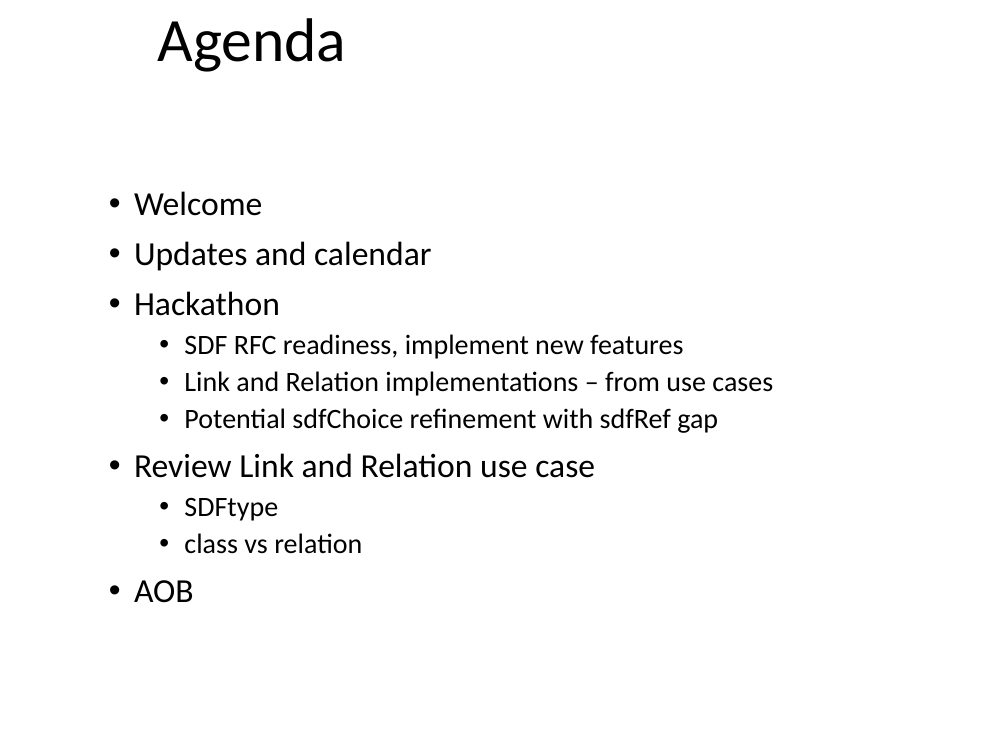
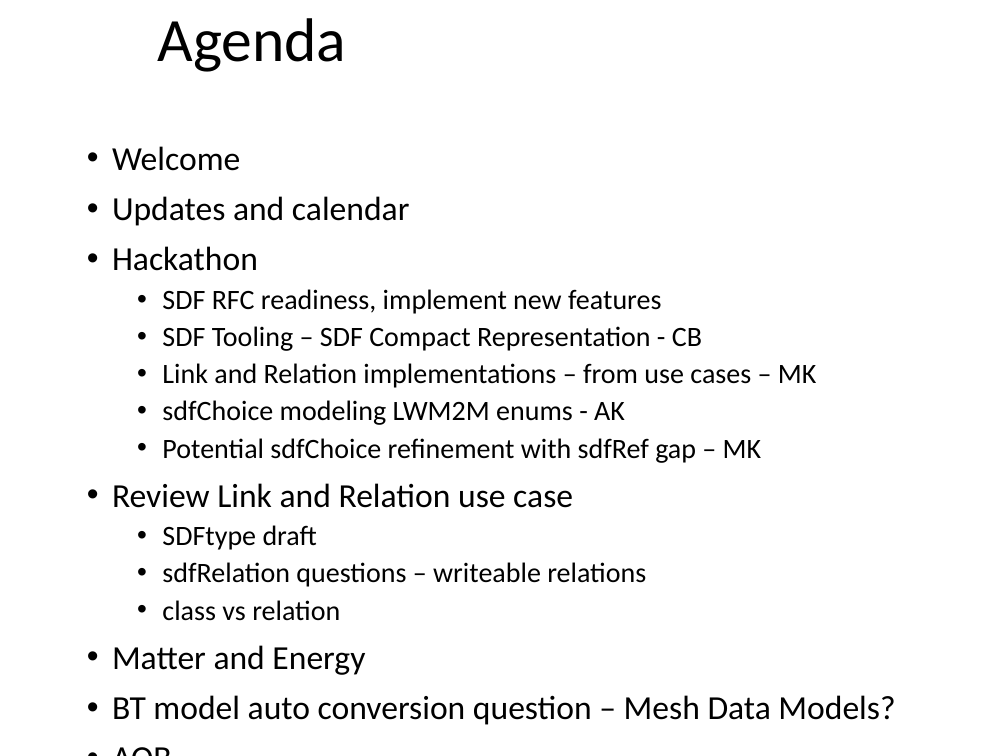
Before and after one commit to one-data-model/onedm-admin, a slide deck: slide 2 of Agenda Materials/onedm-agenda-2023-03-20.pptx. Drawn at 1008x756 pixels with LibreOffice and Linux fonts; fonts in the diff are those of the drawing; background and template pictures are left out. Boxes give left, top, right and bottom in pixels: in the first picture for what was removed or moved away, otherwise in the second. Text is boxed around its words. In the diff, an @@ line names an element or a change of style, - is before the commit and + after.

```diff
--- a/Agenda Materials/onedm-agenda-2023-03-20.pptx
+++ b/Agenda Materials/onedm-agenda-2023-03-20.pptx
@@ text "Welcome": place and size @@
-text "Welcome" at bbox=[134, 191, 773, 603]
+text "Welcome" at bbox=[112, 146, 895, 725]
@@ text at bbox=[162, 326, 816, 463]: text changed @@
-  • Link and Relation implementations – from use cases
-  • Potential sdfChoice refinement with sdfRef gap
+  • SDF Tooling – SDF Compact Representation - CB
+  • Link and Relation implementations – from use cases – MK
+  • sdfChoice modeling LWM2M enums - AK
+  • Potential sdfChoice refinement with sdfRef gap – MK
@@ text at bbox=[162, 525, 646, 587]: text changed @@
-  • SDFtype
+  • SDFtype draft
+  • sdfRelation questions – writeable relations
@@ text at bbox=[112, 645, 895, 725]: paragraphs added @@
+• Matter and Energy
+• BT model auto conversion question – Mesh Data Models?
```
Also in this commit, not shown: 1 other file.
